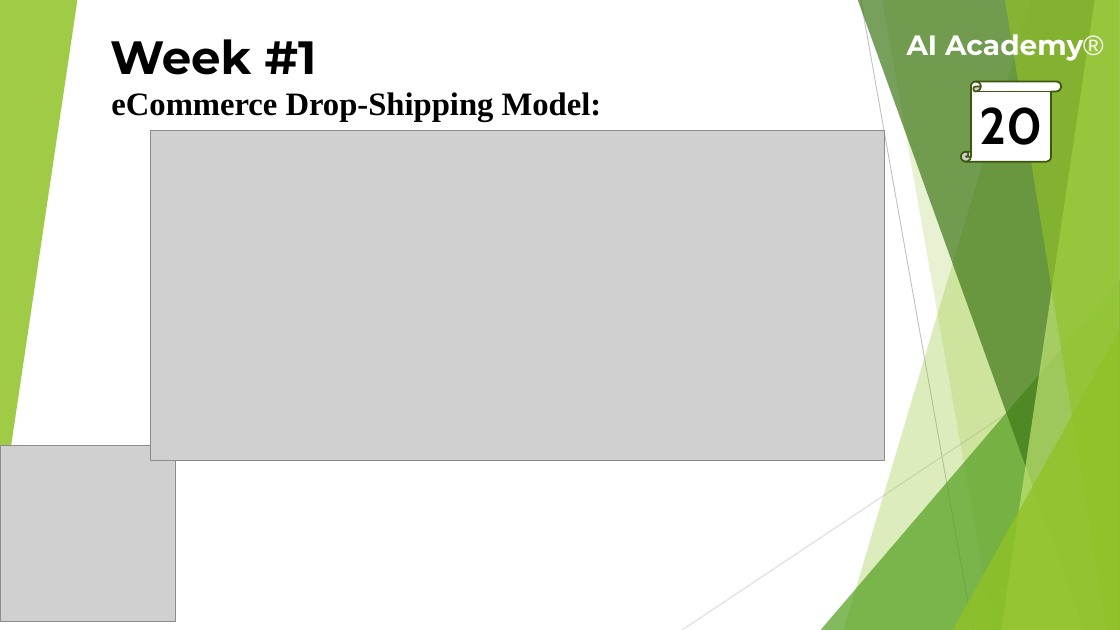
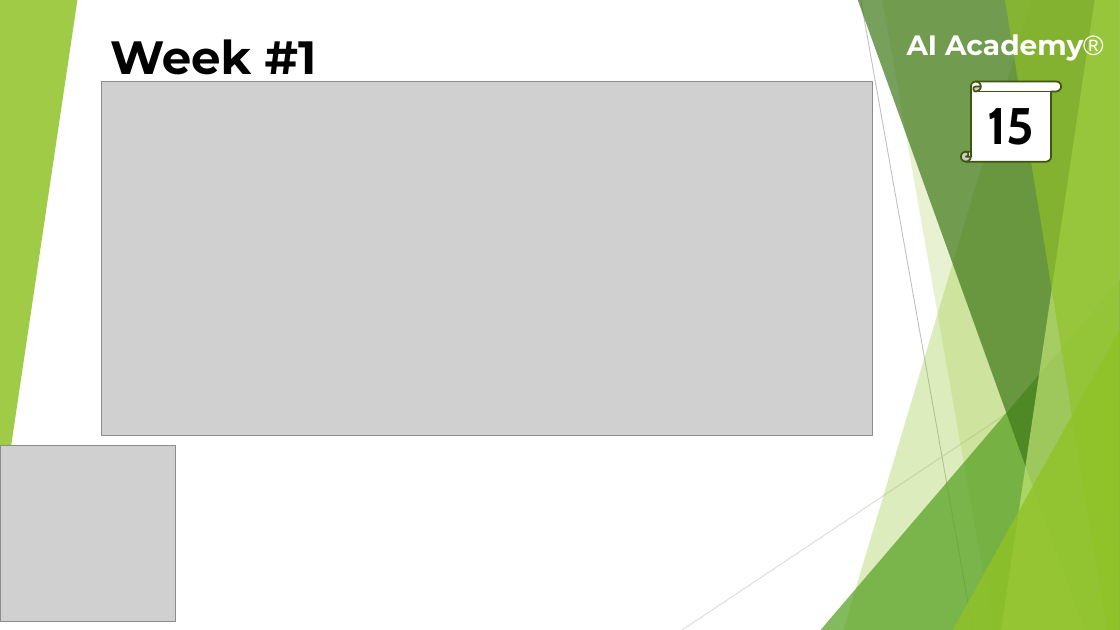
Before and after one commit to theaamirlatif/AI-Academy, a slide deck: slide 15 of eCommerce/Lectures/2nd Week Lecture.pptx (slide 20 before the commit). Drawn at 1120x630 pixels with LibreOffice and Linux fonts; fonts in the diff are those of the drawing; grey boxes stand for pictures. Boxes give left, top, right and bottom in pixels: in the first picture for what was removed or moved away, otherwise in the second. Text is boxed around its words. In the diff, an @@ line names an element or a change of style, - is before the commit and + after.

```diff
--- a/eCommerce/Lectures/2nd Week Lecture.pptx
+++ b/eCommerce/Lectures/2nd Week Lecture.pptx
@@ picture: place and size @@
-picture at (150, 130, 884, 461)
+picture at (102, 82, 872, 435)
@@ text removed at (111, 92, 602, 122) @@
-eCommerce Drop-Shipping Model:
@@ text in vertical scroll at (988, 108, 1035, 145): text changed @@
-20
+15
```
Also in this commit, not shown: 8 other slides changed, 7 slides removed, 1 other file.
